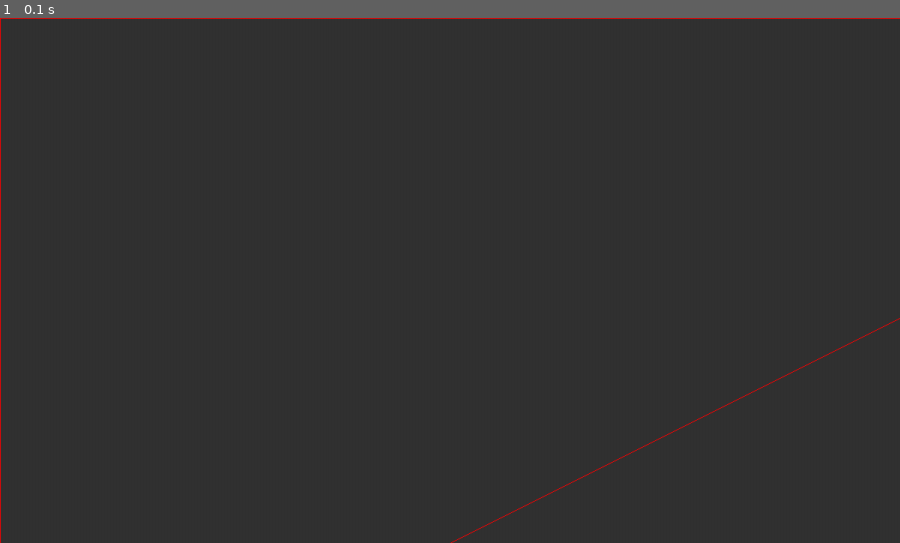
Above: before the commit, frame 1.
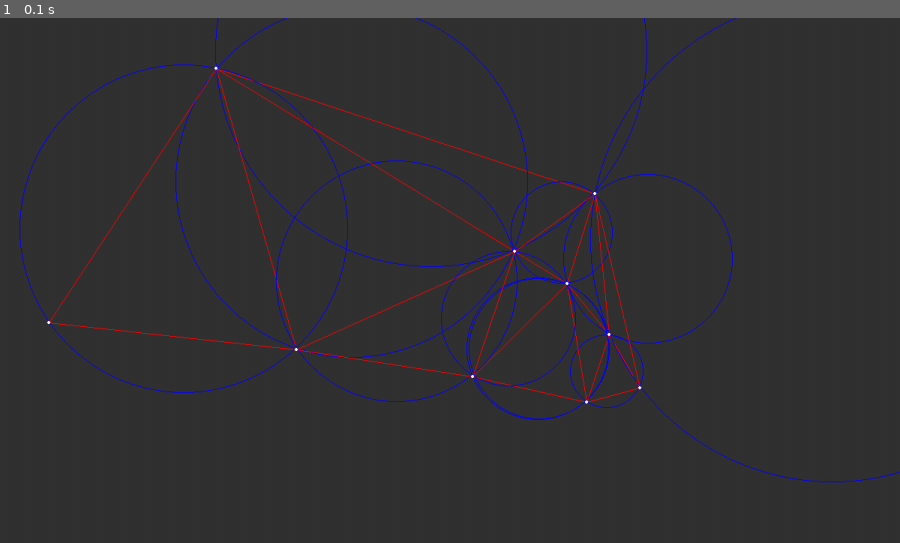
Above: after the commit, the same moment.

Repository: Owlaboy/CaveGenerator
Game: pygame game, started from src/triangulator.py
Two runs of this game, one before a commit and one after it. Both use one fixed random seed, a clock stepped at 60 frames per second and the inputs below.
Inputs:
- Up to frame 1 (0.1 s): no input

The runs differ from the first frame. In frame 1, 3.5% of the frame differs, in the area x 0-100%, y 0-100%.

Commit message:
bowyer watson algoritmi saatu toimimaan ainakin alustavasati oikein.

Diff:
--- a/src/CaveGenerator.py
+++ b/src/CaveGenerator.py
@@ -15,6 +15,6 @@
 
     roomCount = input("How many rooms would you like your cave to have? default 10. ")
     if roomCount  == "":
-        roomCount = 4
+        roomCount = 10
 
-    display(int(sizeX), int(sizeY), roomCount)
+    display(int(sizeX), int(sizeY), int(roomCount))
--- a/src/classes/edge.py
+++ b/src/classes/edge.py
@@ -1,14 +1,14 @@
 import sys
 
 sys.path.append('../src')
-from functions.distanceBetweenPoints import distanceBetweenPoints
+# from functions.distanceBetweenPoints import distanceBetweenPoints
 
 class Edge:
     def __init__(self, point1, point2):
         self.point1 = point1
         self.point2 = point2
 
-        self.length = distanceBetweenPoints(point1, point2)
+        # self.length = distanceBetweenPoints(point1, point2)
 
     def __eq__(self, other):
         return (((self.point1 == other.point1) and (self.point2 == other.point2)) or ((self.point1 == other.point2) and (self.point2 == other.point1)))
@@ -18,3 +18,9 @@
 
     def __str__(self):
         return str((self.point1, self.point2))
+
+if __name__ == "__main__":
+    a = Edge((0,1), (1,0))
+    b = Edge((1,0),(0,1))
+
+    print((a == b))
--- a/src/display.py
+++ b/src/display.py
@@ -7,13 +7,15 @@
 from triangulator import Triangle, BowyerWatson
 
 
-def RoomRectGenerator(RoomCount):
+def RoomRectGenerator(sizeX, sizeY, RoomCount):
     generatedRooms = []
     collidingRooms = []
 
     i = 0
     while i < RoomCount:
-        new = Rect(((randint(10,890),randint(10,490)), (randint(20,80),randint(20,80))))
+        width = randint(20,80)
+        height = randint(20,80)
+        new = Rect(((randint(10,sizeX-(10 + width)),randint(10,sizeY-(10 + height))), (width, height)))
         if new.collidelistall(generatedRooms) == []:
             generatedRooms.append(new)
             i += 1
@@ -35,7 +37,7 @@
 
     screen = pygame.display.set_mode([sizeX, sizeY])
 
-    rooms = RoomRectGenerator(roomCount)
+    rooms = RoomRectGenerator(sizeX, sizeY, roomCount)
     roomPoints = RoomPoints(rooms)
 
     triangulation = BowyerWatson(roomPoints, sizeX, sizeY)
--- a/src/pygameTestRenderer.py
+++ b/src/pygameTestRenderer.py
@@ -25,7 +25,7 @@
             pygame.draw.circle(screen, (255,255,255), triangle.pointC, 2)
 
         for point in points:
-            pygame.draw.circle(screen, (200,255,255), point, 2)
+            pygame.draw.circle(screen, (0,255,255), point, 2)
 
         pygame.display.flip()
 
--- a/src/triangulator.py
+++ b/src/triangulator.py
@@ -14,6 +14,19 @@
 
     return badTriangles
 
+def polygonEdges(badTriangleList):
+    allSides = []
+    for triangle in badTriangleList:
+        for side in triangle.sides:
+            allSides.append(side)
+
+    polygon = set()
+    for side in allSides:
+        if allSides.count(side) == 1:
+            polygon.add(side)
+
+    return polygon
+
 def BowyerWatson(roomCenterPoints, sizeX, sizeY):
     superTriangle = Triangle((0,0), (sizeX*2, 0), (0, sizeY*2))
 
@@ -21,14 +34,13 @@
 
     for point in roomCenterPoints:
         badTriangles = []
-        # pygameTestRenderer.drawTriangles(triangulation, [point])
-
         for triangle in triangulation: # First find all the triangles that are no longer valid due to the insertion
             if triangle.checkIfPointIsWithinCirle(point):
                 badTriangles.append(triangle) # tarkistetaan oikeat boolean arvot.
 
         # pygameTestRenderer.drawTriangles(badTriangles, [point])
-        polygon = set()
+        polygon = set() # wrong elements added to polygon, check how it works!!!!
+
         if len(badTriangles) == 1:
             for side in badTriangles[0].sides:
                 polygon.add(side)
@@ -37,13 +49,16 @@
             while i < len(badTriangles):
                 for side in badTriangles[i].sides:
                     for otherBadTriangle in badTriangles:
-                        if badTriangles[i] == otherBadTriangle:
-                            continue
                         for otherSide in otherBadTriangle.sides:
                             # pygameTestRenderer.drawTriangles([badTriangles[i], otherBadTriangle])
-                            if not (((side.point1 == otherSide.point1) and (side.point2 == otherSide.point2)) or ((side.point1 == otherSide.point2) and (side.point2 == otherSide.point1))):
+                            if side == otherSide:
+                                continue
+                            else:
                                 polygon.add(side)
+
                 i+=1
+
+        polygon = polygonEdges(badTriangles)
 
         for triangle in badTriangles:
             i = 0
@@ -53,7 +68,6 @@
                 else:
                     i += 1
 
-        pygameTestRenderer.drawEdges(polygon)
         for edge in polygon:
             newTriangle = Triangle(edge.point1, edge.point2, point)
             triangulation.append(newTriangle)
@@ -73,6 +87,7 @@
     triangleboi = Triangle((0,0),(0,4),(4,0))
 
     testingArray = [(812, 422), (686, 311), (782, 512), (288, 67), (793, 234), (756, 354), (65, 406), (853, 493), (395, 442), (630, 478)]
-    a = BowyerWatson(testingArray[:4], 1000, 500)
+    a = BowyerWatson(testingArray[:], 1000, 500)
     for triangle in a:
         print(str(triangle))
+    pygameTestRenderer.drawTriangles(a)
